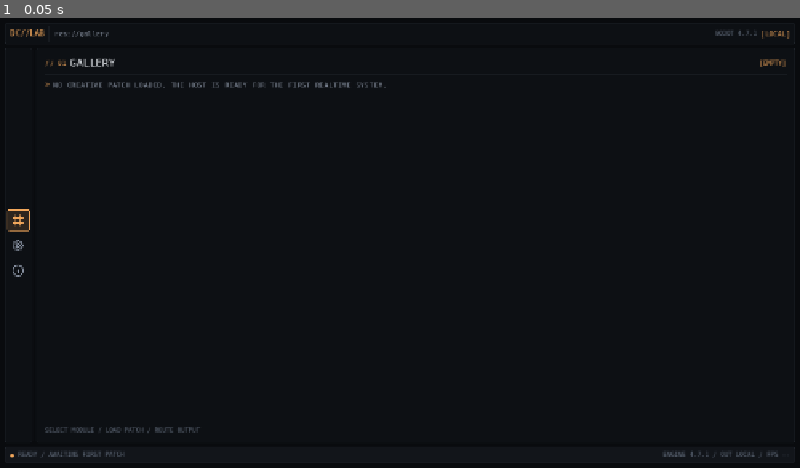
Above: before the commit, frame 1.
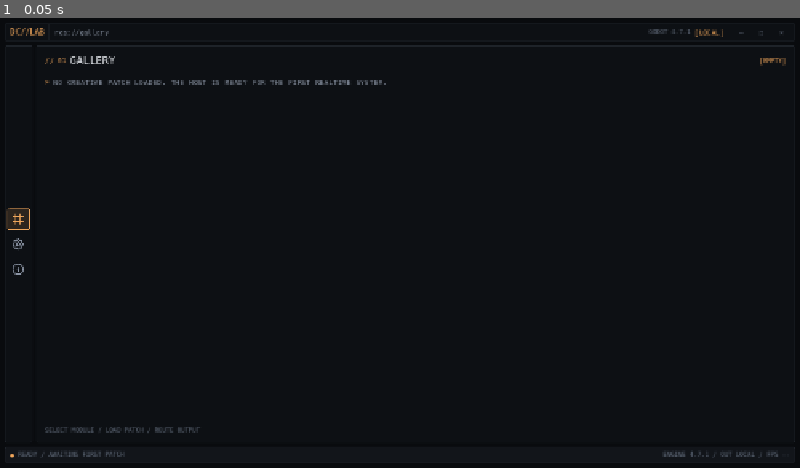
Above: after the commit, the same moment.

Repository: Rzbck/godot-creative-lab
Game: Godot game, scene res://app/main/main.tscn
The game is run twice, just before and just after one commit, with the same random seed, the same clock (stepped at 60 frames per second) and the same inputs.
Inputs:
- Up to frame 1 (0.05 s): no input

The runs differ from the first frame. In frame 1, 1.2% of the frame differs, in the area x 0-100%, y 2-58%.

Commit message:
feat: add custom borderless window chrome

Diff:
--- a/app/main/main.gd
+++ b/app/main/main.gd
@@ -3,9 +3,13 @@
 const DesignSystem = preload("res://app/ui/design_system/theme/design_system.gd")
 
 @onready var background: ColorRect = %Background
+@onready var top_bar: PanelContainer = %TopBar
 @onready var gallery_button: Button = %GalleryButton
 @onready var settings_button: Button = %SettingsButton
 @onready var about_button: Button = %AboutButton
+@onready var minimize_button: Button = %MinimizeButton
+@onready var maximize_button: Button = %MaximizeButton
+@onready var close_button: Button = %CloseButton
 @onready var page_path: Label = %PagePath
 @onready var section_index: Label = %SectionIndex
 @onready var page_title: Label = %PageTitle
@@ -13,16 +17,34 @@
 @onready var page_tag: Label = %PageTag
 @onready var status_label: Label = %StatusLabel
 
+var _last_window_mode := -1
+
 
 func _ready() -> void:
     theme = DesignSystem.build_theme()
     background.color = DesignSystem.COLOR_CANVAS
 
+    DisplayServer.window_set_flag(DisplayServer.WINDOW_FLAG_BORDERLESS, true)
+    DisplayServer.window_set_min_size(Vector2i(760, 460))
+    top_bar.mouse_default_cursor_shape = Control.CURSOR_MOVE
+
     gallery_button.pressed.connect(_show_gallery)
     settings_button.pressed.connect(_show_settings)
     about_button.pressed.connect(_show_about)
 
+    minimize_button.pressed.connect(_minimize_window)
+    maximize_button.pressed.connect(_toggle_maximize_window)
+    close_button.pressed.connect(_close_window)
+    top_bar.gui_input.connect(_on_top_bar_gui_input)
+
+    _sync_window_controls()
     _show_gallery()
+
+
+func _process(_delta: float) -> void:
+    var mode := DisplayServer.window_get_mode()
+    if mode != _last_window_mode:
+        _sync_window_controls()
 
 
 func _show_gallery() -> void:
@@ -80,3 +102,45 @@
     page_body.text = body
     page_tag.text = tag
     status_label.text = status
+
+
+func _on_top_bar_gui_input(event: InputEvent) -> void:
+    if not event is InputEventMouseButton:
+        return
+
+    var mouse_event := event as InputEventMouseButton
+    if mouse_event.button_index != MOUSE_BUTTON_LEFT or not mouse_event.pressed:
+        return
+
+    if mouse_event.double_click:
+        _toggle_maximize_window()
+    else:
+        DisplayServer.window_start_drag()
+
+    top_bar.accept_event()
+
+
+func _minimize_window() -> void:
+    DisplayServer.window_set_mode(DisplayServer.WINDOW_MODE_MINIMIZED)
+
+
+func _toggle_maximize_window() -> void:
+    var mode := DisplayServer.window_get_mode()
+    if mode == DisplayServer.WINDOW_MODE_MAXIMIZED:
+        DisplayServer.window_set_mode(DisplayServer.WINDOW_MODE_WINDOWED)
+    else:
+        DisplayServer.window_set_mode(DisplayServer.WINDOW_MODE_MAXIMIZED)
+
+    _sync_window_controls()
+
+
+func _close_window() -> void:
+    get_tree().quit()
+
+
+func _sync_window_controls() -> void:
+    _last_window_mode = DisplayServer.window_get_mode()
+    var maximized := _last_window_mode == DisplayServer.WINDOW_MODE_MAXIMIZED
+
+    maximize_button.text = "▣" if maximized else "□"
+    maximize_button.tooltip_text = "Restore" if maximized else "Maximize"
--- a/app/main/main.tscn
+++ b/app/main/main.tscn
@@ -37,7 +37,8 @@
 layout_mode = 2
 
 [node name="TopBar" type="PanelContainer" parent="Margin/Shell"]
-custom_minimum_size = Vector2(0, 34)
+unique_name_in_owner = true
+custom_minimum_size = Vector2(0, 30)
 layout_mode = 2
 theme_type_variation = &"TopBarPanel"
 
@@ -46,31 +47,68 @@
 
 [node name="Brand" type="Label" parent="Margin/Shell/TopBar/Row"]
 layout_mode = 2
+mouse_filter = 2
 theme_type_variation = &"BrandLabel"
 text = "DC//LAB"
 
 [node name="BrandDivider" type="VSeparator" parent="Margin/Shell/TopBar/Row"]
 layout_mode = 2
+mouse_filter = 2
 
 [node name="PagePath" type="Label" parent="Margin/Shell/TopBar/Row"]
 unique_name_in_owner = true
 layout_mode = 2
+mouse_filter = 2
 theme_type_variation = &"PathLabel"
 text = "res://gallery"
 
 [node name="TopSpacer" type="Control" parent="Margin/Shell/TopBar/Row"]
 layout_mode = 2
 size_flags_horizontal = 3
+mouse_filter = 2
 
 [node name="Engine" type="Label" parent="Margin/Shell/TopBar/Row"]
 layout_mode = 2
+mouse_filter = 2
 theme_type_variation = &"MicroLabel"
 text = "GODOT 4.7.1"
 
 [node name="Mode" type="Label" parent="Margin/Shell/TopBar/Row"]
 layout_mode = 2
+mouse_filter = 2
 theme_type_variation = &"AccentLabel"
 text = "[LOCAL]"
+
+[node name="WindowDivider" type="VSeparator" parent="Margin/Shell/TopBar/Row"]
+layout_mode = 2
+mouse_filter = 2
+
+[node name="MinimizeButton" type="Button" parent="Margin/Shell/TopBar/Row"]
+unique_name_in_owner = true
+custom_minimum_size = Vector2(26, 20)
+layout_mode = 2
+focus_mode = 0
+theme_type_variation = &"WindowButton"
+tooltip_text = "Minimize"
+text = "–"
+
+[node name="MaximizeButton" type="Button" parent="Margin/Shell/TopBar/Row"]
+unique_name_in_owner = true
+custom_minimum_size = Vector2(26, 20)
+layout_mode = 2
+focus_mode = 0
+theme_type_variation = &"WindowButton"
+tooltip_text = "Maximize"
+text = "□"
+
+[node name="CloseButton" type="Button" parent="Margin/Shell/TopBar/Row"]
+unique_name_in_owner = true
+custom_minimum_size = Vector2(26, 20)
+layout_mode = 2
+focus_mode = 0
+theme_type_variation = &"WindowCloseButton"
+tooltip_text = "Close"
+text = "×"
 
 [node name="Body" type="HBoxContainer" parent="Margin/Shell"]
 layout_mode = 2
--- a/app/ui/design_system/theme/design_system.gd
+++ b/app/ui/design_system/theme/design_system.gd
@@ -18,6 +18,7 @@
 const COLOR_ACCENT_SOFT := Color(0.941, 0.651, 0.357, 0.14)
 const COLOR_ACCENT_HOVER := Color(1.0, 0.714, 0.431, 1.0)
 const COLOR_DANGER := Color(0.886, 0.376, 0.376, 1.0)
+const COLOR_DANGER_SOFT := Color(0.886, 0.376, 0.376, 0.15)
 
 const FONT_MICRO := 10
 const FONT_CAPTION := 11
@@ -119,12 +120,34 @@
     theme.set_stylebox("hover", "ToolButton", _box(COLOR_SURFACE_HOVER, COLOR_BORDER, RADIUS_SMALL, 1, 7.0, 3.0))
     theme.set_stylebox("pressed", "ToolButton", _box(COLOR_ACCENT_SOFT, COLOR_ACCENT, RADIUS_SMALL, 1, 7.0, 3.0))
 
+    theme.set_type_variation("WindowButton", "Button")
+    theme.set_font_size("font_size", "WindowButton", FONT_CAPTION)
+    theme.set_color("font_color", "WindowButton", COLOR_TEXT_DIM)
+    theme.set_color("font_hover_color", "WindowButton", COLOR_TEXT)
+    theme.set_color("font_pressed_color", "WindowButton", COLOR_ACCENT)
+    theme.set_color("font_focus_color", "WindowButton", COLOR_TEXT)
+    theme.set_stylebox("normal", "WindowButton", _box(Color(0, 0, 0, 0), Color(0, 0, 0, 0), RADIUS_SMALL, 0, 4.0, 2.0))
+    theme.set_stylebox("hover", "WindowButton", _box(COLOR_SURFACE_HOVER, COLOR_BORDER_SOFT, RADIUS_SMALL, 1, 4.0, 2.0))
+    theme.set_stylebox("pressed", "WindowButton", _box(COLOR_ACCENT_SOFT, COLOR_ACCENT, RADIUS_SMALL, 1, 4.0, 2.0))
+    theme.set_stylebox("focus", "WindowButton", _box(Color(0, 0, 0, 0), Color(0, 0, 0, 0), RADIUS_SMALL, 0, 4.0, 2.0))
+
+    theme.set_type_variation("WindowCloseButton", "Button")
+    theme.set_font_size("font_size", "WindowCloseButton", FONT_CAPTION)
+    theme.set_color("font_color", "WindowCloseButton", COLOR_TEXT_DIM)
+    theme.set_color("font_hover_color", "WindowCloseButton", COLOR_TEXT)
+    theme.set_color("font_pressed_color", "WindowCloseButton", COLOR_TEXT)
+    theme.set_color("font_focus_color", "WindowCloseButton", COLOR_TEXT)
+    theme.set_stylebox("normal", "WindowCloseButton", _box(Color(0, 0, 0, 0), Color(0, 0, 0, 0), RADIUS_SMALL, 0, 4.0, 2.0))
+    theme.set_stylebox("hover", "WindowCloseButton", _box(COLOR_DANGER_SOFT, COLOR_DANGER, RADIUS_SMALL, 1, 4.0, 2.0))
+    theme.set_stylebox("pressed", "WindowCloseButton", _box(COLOR_DANGER, COLOR_DANGER, RADIUS_SMALL, 1, 4.0, 2.0))
+    theme.set_stylebox("focus", "WindowCloseButton", _box(Color(0, 0, 0, 0), Color(0, 0, 0, 0), RADIUS_SMALL, 0, 4.0, 2.0))
+
 
 static func _define_panels(theme: Theme) -> void:
     theme.set_stylebox("panel", "PanelContainer", _box(COLOR_SURFACE, COLOR_BORDER_SOFT, RADIUS_SMALL, 1, 0.0, 0.0))
 
     theme.set_type_variation("TopBarPanel", "PanelContainer")
-    theme.set_stylebox("panel", "TopBarPanel", _box(COLOR_SURFACE, COLOR_BORDER_SOFT, RADIUS_SMALL, 1, 8.0, 5.0))
+    theme.set_stylebox("panel", "TopBarPanel", _box(COLOR_SURFACE, COLOR_BORDER_SOFT, RADIUS_SMALL, 1, 8.0, 4.0))
 
     theme.set_type_variation("RailPanel", "PanelContainer")
     theme.set_stylebox("panel", "RailPanel", _box(COLOR_SURFACE, COLOR_BORDER_SOFT, RADIUS_SMALL, 1, 4.0, 4.0))
--- a/project.godot
+++ b/project.godot
@@ -20,4 +20,5 @@
 window/size/viewport_height=720
 window/size/window_width_override=1280
 window/size/window_height_override=720
+window/size/borderless=true
 window/stretch/mode="canvas_items"
